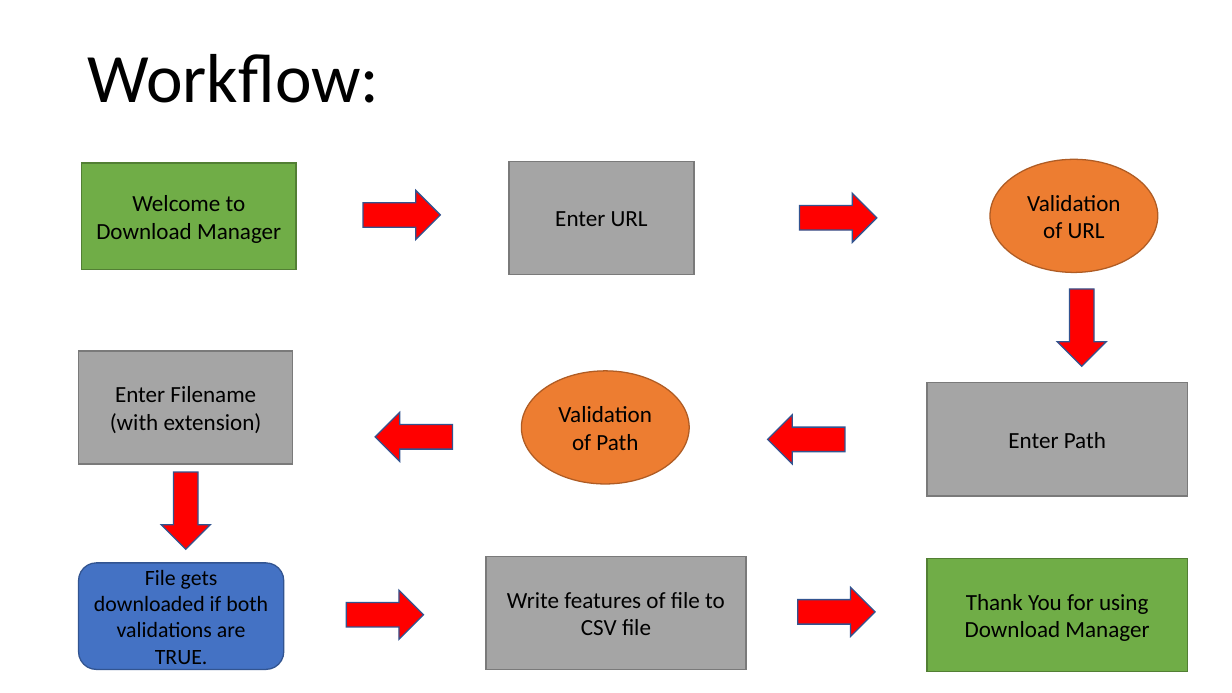
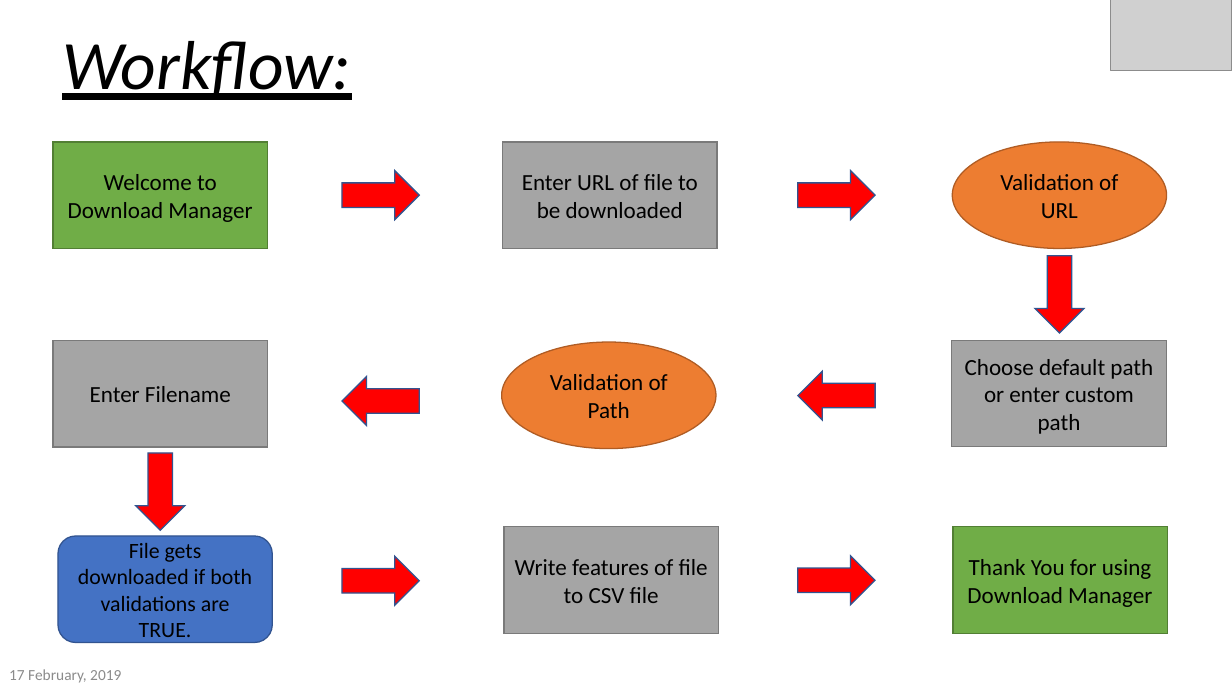
Before and after one commit to akmak1103/DownloadManager, a slide deck: slide 5 of FinalPresentation.pptx. Drawn at 1232x693 pixels with LibreOffice and Linux fonts; fonts in the diff are those of the drawing; grey boxes stand for pictures; background and template pictures are left out. Boxes give left, top, right and bottom in pixels: in the first picture for what was removed or moved away, otherwise in the second. Text is boxed around its words. In the diff, an @@ line names an element or a change of style, - is before the commit and + after.

```diff
--- a/FinalPresentation.pptx
+++ b/FinalPresentation.pptx
@@ text "Workflow:": place and size @@
-text "Workflow:" at box(88, 54, 380, 103)
+text "Workflow:" at box(62, 41, 351, 100)
@@ text "Workflow:" at box(62, 41, 351, 100): italic on, underline on @@
@@ picture added at box(1111, 0, 1232, 71) @@
@@ rectangle "Welcome to Download Manager": place and size @@
-rectangle "Welcome to Download Manager" at box(81, 164, 296, 270)
+rectangle "Welcome to Download Manager" at box(53, 142, 267, 249)
@@ rectangle "Enter URL of file to ...": place and size @@
-rectangle "Enter URL of file to ..." at box(509, 161, 694, 274)
+rectangle "Enter URL of file to ..." at box(503, 142, 717, 249)
@@ ellipse "Validation of URL": place and size @@
-ellipse "Validation of URL" at box(990, 159, 1158, 272)
+ellipse "Validation of URL" at box(953, 142, 1167, 249)
@@ right arrow: place and size @@
-right arrow at box(363, 190, 441, 239)
+right arrow at box(342, 171, 420, 220)
@@ text in rectangle at box(522, 174, 698, 218): text changed @@
-Enter URL
+Enter URL of file to be downloaded
@@ right arrow: place and size @@
-right arrow at box(799, 193, 877, 242)
+right arrow at box(798, 171, 875, 220)
@@ right arrow: place and size @@
-right arrow at box(1058, 289, 1107, 366)
+right arrow at box(1036, 256, 1085, 333)
@@ rectangle "Enter Filename": place and size @@
-rectangle "Enter Filename" at box(79, 351, 293, 464)
+rectangle "Enter Filename" at box(53, 340, 267, 447)
@@ ellipse "Validation of Path": place and size @@
-ellipse "Validation of Path" at box(521, 371, 689, 483)
+ellipse "Validation of Path" at box(502, 342, 716, 448)
@@ rectangle "Choose default path or enter ...": place and size @@
-rectangle "Choose default path or enter ..." at box(927, 383, 1188, 495)
+rectangle "Choose default path or enter ..." at box(952, 340, 1166, 446)
@@ text in rectangle at box(965, 359, 1153, 434): text changed @@
-Enter Path
+Choose default path or enter custom path
@@ right arrow: place and size @@
-right arrow at box(375, 412, 453, 461)
+right arrow at box(342, 376, 420, 425)
@@ right arrow: place and size @@
-right arrow at box(768, 415, 846, 464)
+right arrow at box(798, 372, 875, 421)
@@ text in rectangle at box(110, 413, 262, 433): paragraph removed @@
-(with extension)
@@ right arrow: place and size @@
-right arrow at box(161, 472, 210, 549)
+right arrow at box(136, 453, 185, 531)
@@ rounded rectangle "File gets downloaded if both ...": place and size @@
-rounded rectangle "File gets downloaded if both ..." at box(79, 563, 284, 669)
+rounded rectangle "File gets downloaded if both ..." at box(58, 536, 273, 642)
@@ rectangle "Write features of file to ...": place and size @@
-rectangle "Write features of file to ..." at box(486, 556, 747, 669)
+rectangle "Write features of file to ..." at box(505, 527, 719, 634)
@@ rectangle "Thank You for using Download ...": place and size @@
-rectangle "Thank You for using Download ..." at box(927, 558, 1188, 671)
+rectangle "Thank You for using Download ..." at box(953, 527, 1167, 634)
@@ right arrow: place and size @@
-right arrow at box(347, 591, 424, 640)
+right arrow at box(342, 556, 420, 605)
@@ right arrow: place and size @@
-right arrow at box(798, 588, 875, 637)
+right arrow at box(798, 556, 875, 605)
@@ text added at box(9, 669, 121, 683), 12 pt, text #8C8C8C @@
+17 February, 2019
```
Also in this commit, not shown: 16 other slides changed, 9 other files.
